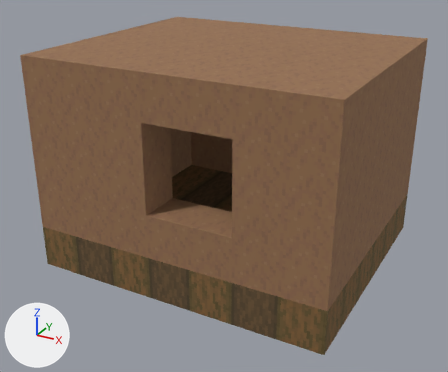
The glTF model portfolio-website/images-objects/study.gltf as it was, and as the next commit left it.
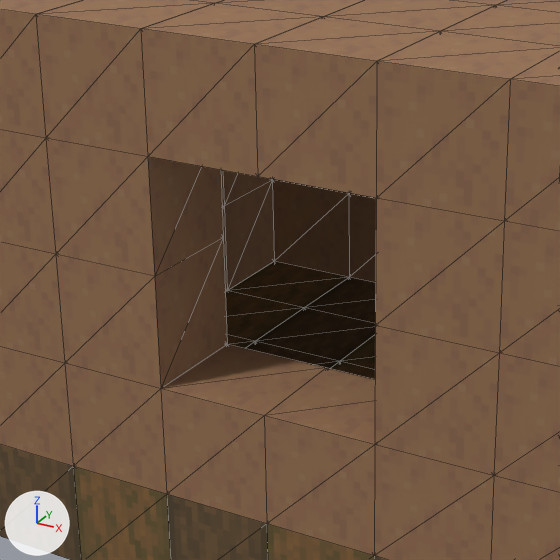
Each version is shown whole from a 50 mm camera at (2.108, -3.57, 1.674) aimed at (0.477, -0.605, 0.191), then close up on the part from 18% to 68% of the width and 16% to 77% of the height. The lights are fixed; the arrows at lower left show +X, +Y and +Z. The close-ups show mesh edges as thin lines. Where no turn or scale is listed for an object, it has been applied to the vertices.
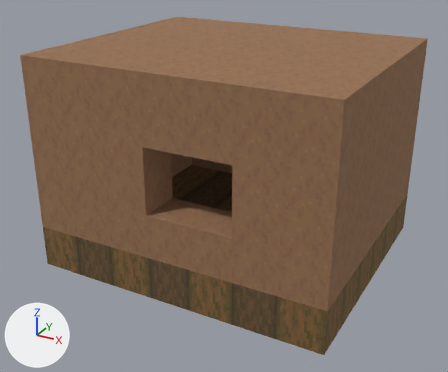
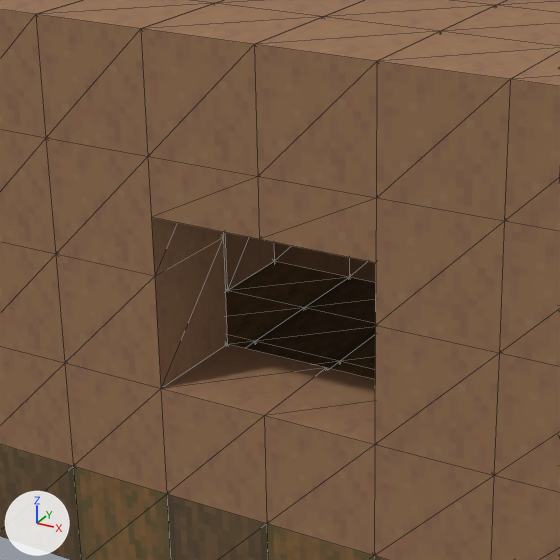
Boxes (x1, y1, x2, y2) around the edits, measured in the close-ups (560 x 560 px):
'cube.146', added
    after: (258, 177, 376, 263)
'cube.147', added
    after: (148, 157, 259, 239)
'cube.038', unchanged, covered by the edit
    before: (272, 180, 349, 277)
    after: (274, 242, 349, 277)
'cube.040', unchanged, covered by the edit
    before: (349, 194, 376, 283)
    after: (349, 258, 376, 283)

What changed in the scene script:
```text
Add me_mesh_147:
    me_mesh_147.from_pydata(...)  # a box spanning x 0.875..1.125, y -0.25..0.0, z 0.0..0.125
    me_mesh_147.materials.append(mat_material_0)
Add ob_cube_147:
    ob_cube_147 = bpy.data.objects.new('cube.147', me_mesh_147)
    ob_cube_147.location = (-0.5, -1.0, 0.625)
Add ob_cube_146:
    ob_cube_146 = bpy.data.objects.new('cube.146', me_mesh_147.copy())
    ob_cube_146.location = (-0.25, -1.0, 0.625)
```
